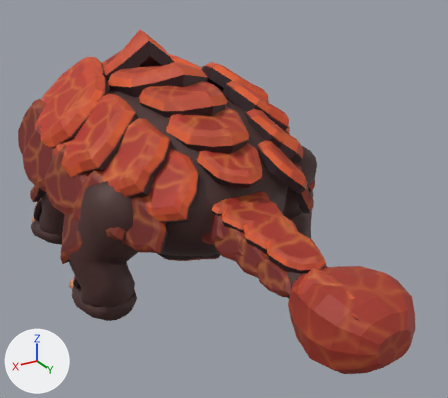
Two versions of the glTF model assets/creatures_hd/armat_fire.glb, one commit apart.
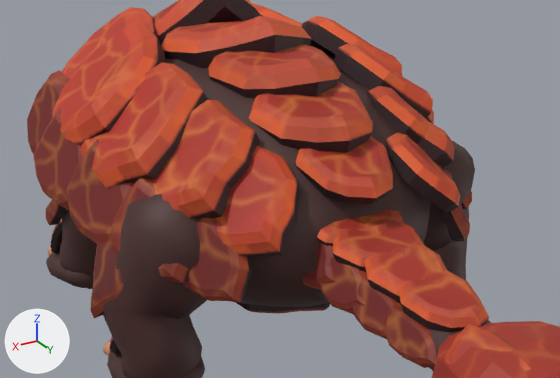
Each version is shown whole from a 50 mm lens placed at (1.15, 2.24, 1.41), pointed at (-0.1, 0.16, 0.37), then close up on the part from 0% to 83% of the width and 13% to 76% of the height. Every picture has the same lights, and +X, +Y and +Z are marked at lower left. The first two pictures are the older version. Vertices at exactly the same position are counted once.

Names of what the first close-up shows: 'SM_Armat'.
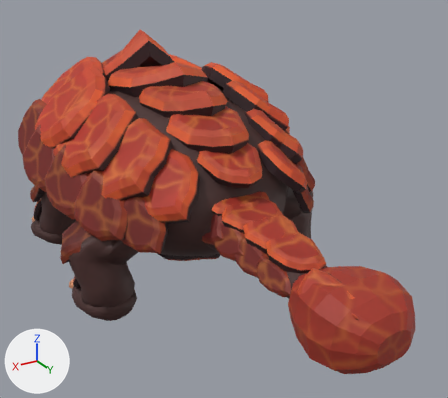
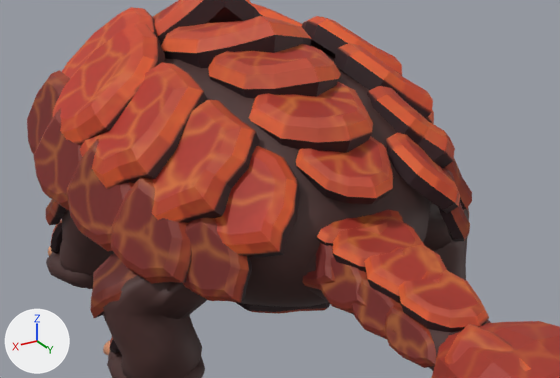
Location of each change, [x1, y1, x2, y2] in pixels of the close-ups (560 x 378 px; the box of a moved part takes in the faces that stretch with it):
part 1 of me_sm_torso, moved or reshaped: before [94, 194, 203, 313]; after [94, 253, 203, 313]
part 2 of me_sm_torso, moved or reshaped: before [424, 140, 475, 240]; after [424, 202, 468, 240]

The change, as a diff of the scene's bpy script:
```diff
--- a/assets/creatures_hd/armat_fire.glb.py
+++ b/assets/creatures_hd/armat_fire.glb.py
@@ me_sm_torso @@
 me_sm_torso.from_pydata(...)  # 7166 vertices, 13904 faces; spans x -0.61..0.61, y -1.17..1.25, z 0.0..1.01
 # used by ob_sm_armat; location = (0.0, 0.0, 0.0)
+# me_sm_torso part 1: 87 of 7166 vertices moved; they spanned x 0.22..0.57, y 0.01..0.34, z 0.35..0.61 and now span x 0.11..0.55, y 0.01..0.34, z 0.35..0.52; mean shift (-0.1, 0.0, -0.04); largest move (0.37, 0.16, 0.61) -> (0.22, 0.16, 0.52)
+# me_sm_torso part 2: 87 of 7166 vertices moved; they spanned x -0.56..-0.22, y 0.0..0.34, z 0.35..0.61 and now span x -0.53..-0.11, y 0.0..0.34, z 0.35..0.52; mean shift (0.1, 0.0, -0.04); largest move (-0.38, 0.22, 0.61) -> (-0.24, 0.22, 0.52)
 me_sm_torso.materials.append(mat_mat_armat_hide_and_horn)
```
